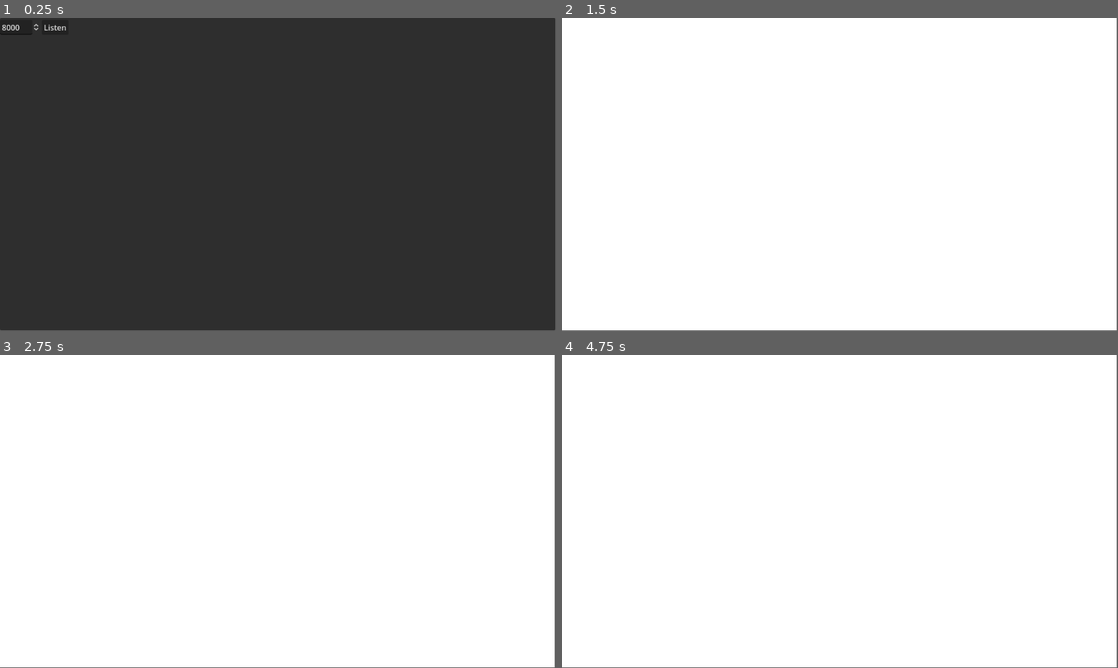
Above: before the commit, frames 1-4 (two rows, left to right).
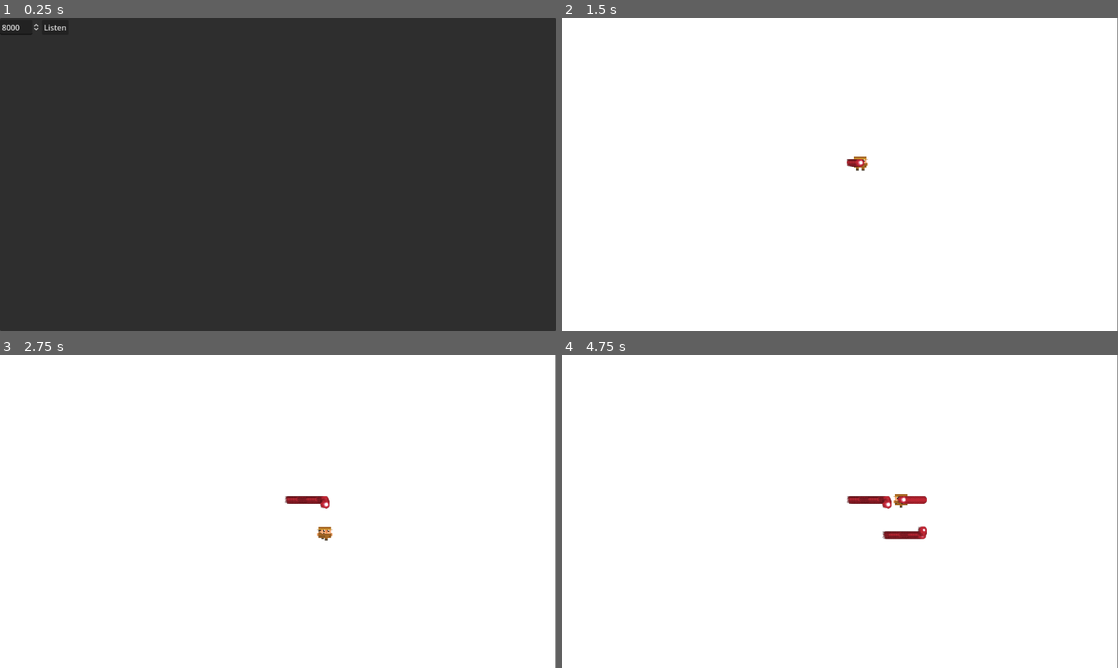
Above: after the commit, the same moments.

Repository: mcerdeira/d3mon
Game: Godot game, scene res://server.tscn
The game is run twice, just before and just after one commit, with the same random seed, the same clock (stepped at 60 frames per second) and the same inputs.
Inputs:
- Up to frame 1 (0.25 s): no input
- Up to frame 2 (1.5 s): click "Listen" at 0.5 s; tap Enter at 1.25 s; hold D (right, bound only after the commit) from 1.28 s (still down); hold Z (shoot, bound only after the commit) from 1.28 s (still down)
- Up to frame 3 (2.75 s): release D (right, bound only after the commit) at 2.03 s; release Z (shoot, bound only after the commit) at 2.03 s; hold S (down, bound only after the commit) from 2.03 s (still down); tap Z (shoot, bound only after the commit) at 2.1 s
- Up to frame 4 (4.75 s): release S (down, bound only after the commit) at 2.78 s; hold D (right, bound only after the commit) 2.78-3.53 s; hold Z (shoot, bound only after the commit) 2.78-3.53 s; hold W (up, bound only after the commit) 3.53-4.28 s; tap Z (shoot, bound only after the commit) at 3.6 s; hold A (left, bound only after the commit) from 4.28 s (still down); hold Z (shoot, bound only after the commit) from 4.28 s (still down)
In our replay, the window is 799x449 before the commit and 800x450 after it. These sizes can differ from the game's own. Grey fills any space a smaller window leaves; there, only what the larger window draws over its background counts as a difference.

The runs differ from the first frame. In frame 1, less than 0.1% of the frame differs, in the area x 9-12%, y 2-4%; in frame 2, 0.4%; in frame 3, 0.6%; in frame 4, 0.9%, in the area x 51-100%, y 0-100%.

Commit message:
Agregado de player local para debugging del juego

Diff:
--- a/src/game.gd
+++ b/src/game.gd
@@ -1,5 +1,26 @@
 extends Node2D
 var player_obj = preload("res://player.tscn")
+var local_player = false
+
+func _physics_process(delta):
+	if !local_player:
+		if Input.is_action_just_pressed("shoot"):
+			local_player = true
+			send_command(0, "1:a")
+	else:
+		if Input.is_action_pressed("shoot"):
+			send_command(0, "1:a")
+		if Input.is_action_pressed("down"):
+			send_command(0, "1:down")
+		if Input.is_action_pressed("up"):
+			send_command(0, "1:up")
+		if Input.is_action_pressed("left"):
+			send_command(0, "1:left")
+		if Input.is_action_pressed("right"):
+			send_command(0, "1:right")
+
+		if Input.is_action_just_released("down") or Input.is_action_just_released("up") or Input.is_action_just_released("left") or Input.is_action_just_released("right"):
+			send_command(0, "1:end")
 
 func send_command(peer_id, message):
 	var msg = message.rsplit(":")
--- a/src/project.godot
+++ b/src/project.godot
@@ -10,12 +10,47 @@
 
 [application]
 
-config/name="WebSocket Chat Demo"
+config/name="d3Mons"
 config/description="This is a demo of a simple chat implemented using WebSockets, showing both how to host a websocket server from Godot and how to connect to it."
 run/main_scene="res://server.tscn"
 config/features=PackedStringArray("4.0")
+boot_splash/show_image=false
+boot_splash/fullsize=false
+boot_splash/use_filter=false
 config/icon="res://icon.webp"
 config/tags=PackedStringArray("demo", "network", "official")
+
+[display]
+
+window/stretch/mode="viewport"
+
+[input]
+
+shoot={
+"deadzone": 0.5,
+"events": [Object(InputEventKey,"resource_local_to_scene":false,"resource_name":"","device":0,"window_id":0,"alt_pressed":false,"shift_pressed":false,"ctrl_pressed":false,"meta_pressed":false,"pressed":false,"keycode":0,"physical_keycode":90,"key_label":0,"unicode":0,"echo":false,"script":null)
+]
+}
+up={
+"deadzone": 0.5,
+"events": [Object(InputEventKey,"resource_local_to_scene":false,"resource_name":"","device":0,"window_id":0,"alt_pressed":false,"shift_pressed":false,"ctrl_pressed":false,"meta_pressed":false,"pressed":false,"keycode":0,"physical_keycode":87,"key_label":0,"unicode":0,"echo":false,"script":null)
+]
+}
+down={
+"deadzone": 0.5,
+"events": [Object(InputEventKey,"resource_local_to_scene":false,"resource_name":"","device":0,"window_id":0,"alt_pressed":false,"shift_pressed":false,"ctrl_pressed":false,"meta_pressed":false,"pressed":false,"keycode":0,"physical_keycode":83,"key_label":0,"unicode":0,"echo":false,"script":null)
+]
+}
+left={
+"deadzone": 0.5,
+"events": [Object(InputEventKey,"resource_local_to_scene":false,"resource_name":"","device":-1,"window_id":0,"alt_pressed":false,"shift_pressed":false,"ctrl_pressed":false,"meta_pressed":false,"pressed":false,"keycode":0,"physical_keycode":65,"key_label":0,"unicode":97,"echo":false,"script":null)
+]
+}
+right={
+"deadzone": 0.5,
+"events": [Object(InputEventKey,"resource_local_to_scene":false,"resource_name":"","device":-1,"window_id":0,"alt_pressed":false,"shift_pressed":false,"ctrl_pressed":false,"meta_pressed":false,"pressed":false,"keycode":0,"physical_keycode":68,"key_label":0,"unicode":100,"echo":false,"script":null)
+]
+}
 
 [rendering]
 
Not shown, changed: proxy-gamepad/web-gamepad/src/components/Button.js
Not shown, changed: proxy-gamepad/web-gamepad/src/components/TouchPad.js
Not shown, removed: test-client/client.js
Not shown, removed: test-client/package-lock.json
Not shown, removed: test-client/package.json
